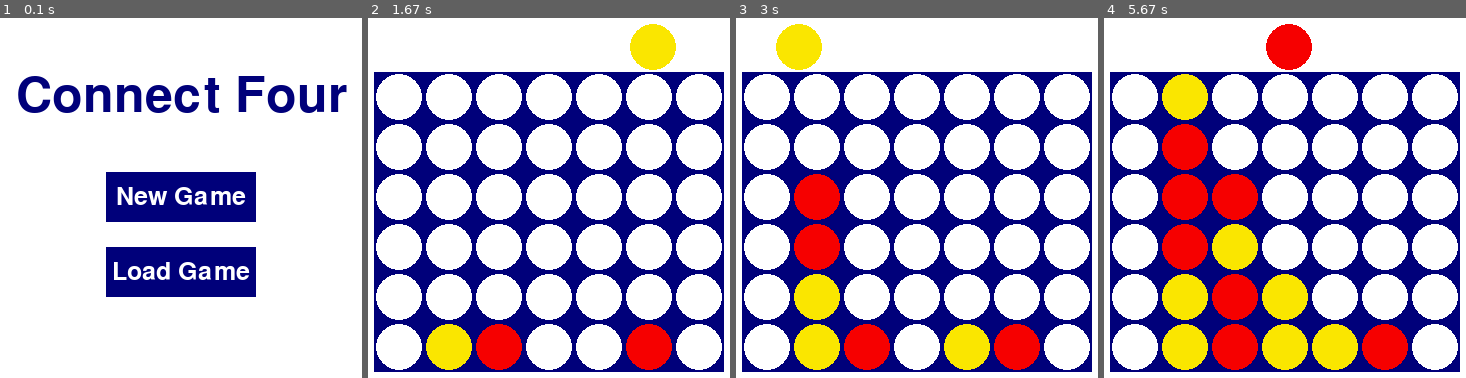
Above: before the commit, frames 1-4 (left to right).
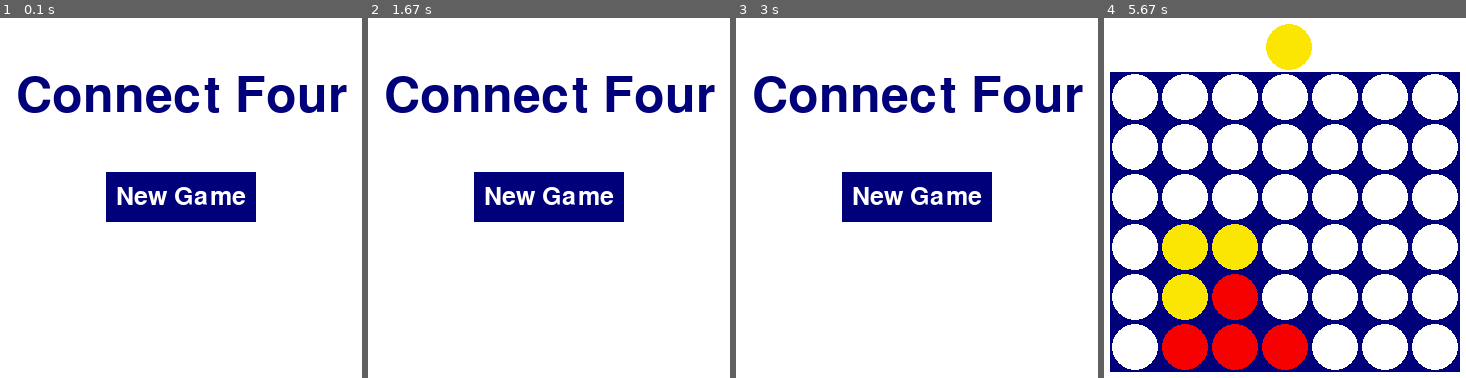
Above: after the commit, the same moments.

Repository: evfinkn/connect-four
Game: pygame game, started from ConnectFour.py
Same seed, same stepped clock (60 frames per second), same inputs: the game is played once before the commit and once after it.
Inputs (mouse positions are in pixels of both pictures, inside the frame that each line leads up to):
- Up to frame 1 (0.1 s): no input
- Up to frame 2 (1.67 s): click (549, 273) at 0.38 s, where only the run before the commit has a clickable "Load Game"; click (480, 291) at 0.95 s; click (447, 320) at 1.28 s; click (653, 50) at 1.62 s
- Up to frame 3 (3 s): click (797, 172) at 1.95 s; click (815, 291) at 2.28 s; click (985, 338) at 2.62 s; click (797, 115) at 2.95 s
- Up to frame 4 (5.67 s): click (1263, 201) at 3.28 s; click (1187, 255) at 3.62 s; click (1194, 129) at 3.95 s; click (1241, 100) at 4.28 s; click (1205, 46) at 4.62 s; click (1230, 284) at 4.95 s; click (1212, 331) at 5.28 s; click (1288, 255) at 5.62 s

The runs differ from the first frame. In frame 1, 5.2% of the frame differs, in the area x 29-71%, y 63-78%; in frame 2, 37%; in frame 3, 42%, in the area x 1-99%, y 1-99%; in frame 4, 14%.

Commit message:
Remove saving feature

Diff:
--- a/ConnectFour.py
+++ b/ConnectFour.py
@@ -2,12 +2,9 @@
 import pygameutil
 import random
 import os
-import ast
 
 pygame.init()
 random.seed()
-
-FILE_PATH = "grid.txt"    # save file
 
 # Colors
 BACKGROUND_COLOR = (255, 255, 255)
@@ -65,12 +62,6 @@
 new_game_button = pygameutil.Button(new_game_text, GRID_COLOR, LIGHTER_GRID_COLOR)
 new_game_button.rect = pygame.Rect((width - slot_size * 3) // 2, (height - slot_size) // 2, slot_size * 3, slot_size)
 new_game_text.rect.center = new_game_button.rect.center
-
-# Creating the button for loading the game
-load_game_text = pygameutil.Text(main_menu_text.font, "Load Game", BACKGROUND_COLOR)
-load_game_button = pygameutil.Button(load_game_text, GRID_COLOR, LIGHTER_GRID_COLOR)
-load_game_button.rect = pygame.Rect((width - slot_size * 3) // 2, height // 2 + slot_size, slot_size * 3, slot_size)
-load_game_text.rect.center = load_game_button.rect.center
 
 quit_game_text = pygameutil.Text(main_menu_text.font, "Quit Game", BACKGROUND_COLOR)
 quit_game_button = pygameutil.Button(quit_game_text, GRID_COLOR, LIGHTER_GRID_COLOR)
@@ -124,24 +115,6 @@
     return None
 
 
-# the usage of repr and ast.liter_eval to store and retrieve objects was taken from
-# Mark Amery's answer to this question: https://stackoverflow.com/a/15721401/18413833
-# Writes the grid to a file in order to save the game
-def save_game(file_path, board):
-    with open(file_path, "w") as file:
-        file.write(repr(board))
-
-
-# Reads the file in order to load the game
-def load_game(file_path, screen):
-    try:
-        with open(file_path, "r") as file:
-            grid = ast.literal_eval(file.read())
-    except FileNotFoundError:
-        grid = [[BACKGROUND_COLOR for _ in range(7)] for _ in range(6)]
-    main_game(screen, grid)
-
-
 def quit_game():
     pygame.quit()
     exit(0)
@@ -156,7 +129,6 @@
         screen.fill(BACKGROUND_COLOR)
         title.draw(screen)
         new_game_button.draw(screen)
-        load_game_button.draw(screen)
         pygame.display.flip()
 
         for event in pygame.event.get():
@@ -165,9 +137,6 @@
             elif event.type == pygame.MOUSEBUTTONDOWN and event.button == 1:    # button 1 is left click
                 if new_game_button:     # a Button evaluates to True if the mouse is hovering over it
                     new_game_button.click(screen)
-                    main_loop = False
-                elif load_game_button:
-                    load_game_button.click(FILE_PATH, screen)
                     main_loop = False
 
 
@@ -190,7 +159,6 @@
         for event in pygame.event.get():
             # If the game is exited out of OR the esc key is pressed, save and end the game
             if event.type == pygame.QUIT or (event.type == pygame.KEYDOWN and event.key == pygame.K_ESCAPE):
-                save_game(FILE_PATH, board)
                 main_loop = False
             # If mouseclick, find the location and set that spot to the color of the coin if it's valid
             elif event.type == pygame.MOUSEBUTTONDOWN:
@@ -205,10 +173,6 @@
         pygame.display.flip()
         if (win := find_win_or_tie(board)) is None:
             continue
-        try:
-            os.remove(FILE_PATH)    # delete save file because game has been won
-        except FileNotFoundError:
-            pass    # file already doesn't exist, so we don't need to do anything
         winning_surface = screen.copy()
         pygame.draw.line(winning_surface, BACKGROUND_COLOR, win[0], win[1], 5)
         pygame.draw.circle(     # draws over the hovering coin at top of screen since game is over
@@ -250,7 +214,6 @@
 # set the functions called when buttons are clicked
 main_menu_button.onclick = main_menu
 new_game_button.onclick = main_game
-load_game_button.onclick = load_game
 quit_game_button.onclick = quit_game
 
 # Create the variable for the screen and start the game
